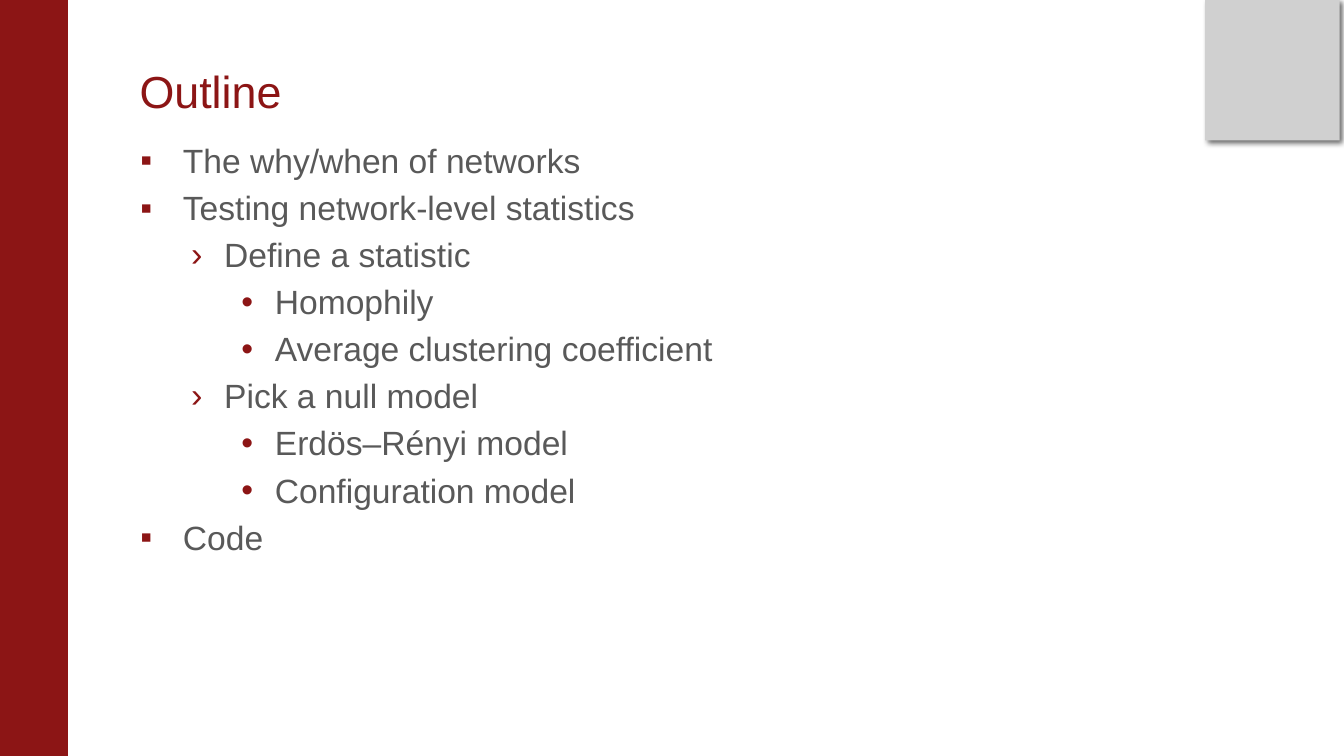
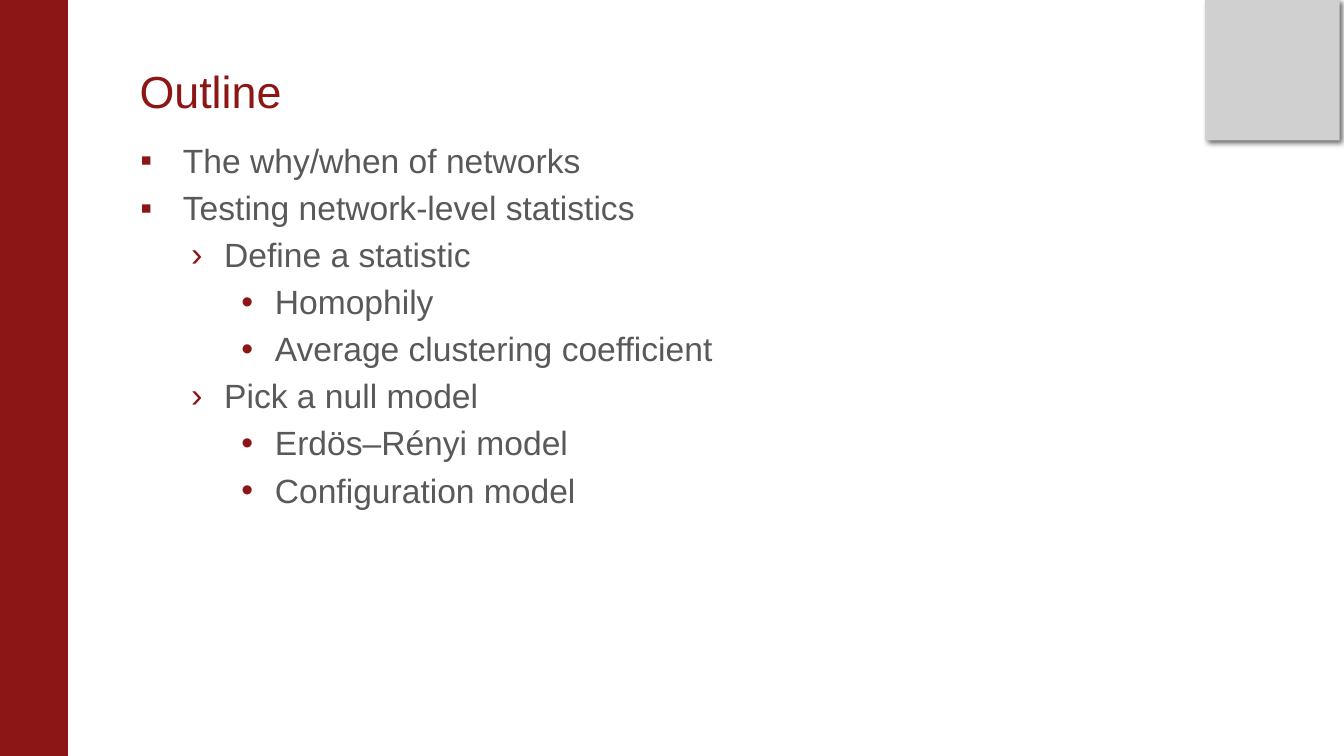
Before and after one commit to AustinVL/SICSS_2019_Flash_Talk, a slide deck: slide 3 of FlashTalk.pptx. Drawn at 1344x756 pixels with LibreOffice and Linux fonts; fonts in the diff are those of the drawing; grey boxes stand for pictures; background and template pictures are left out. Boxes give left, top, right and bottom in pixels: in the first picture for what was removed or moved away, otherwise in the second. Text is boxed around its words. In the diff, an @@ line names an element or a change of style, - is before the commit and + after.

```diff
--- a/FlashTalk.pptx
+++ b/FlashTalk.pptx
@@ text at (183,525,263,551): paragraph removed @@
-  ▪ Code
```
Also in this commit, not shown: 5 other slides changed, 2 slides added, 1 other file.
